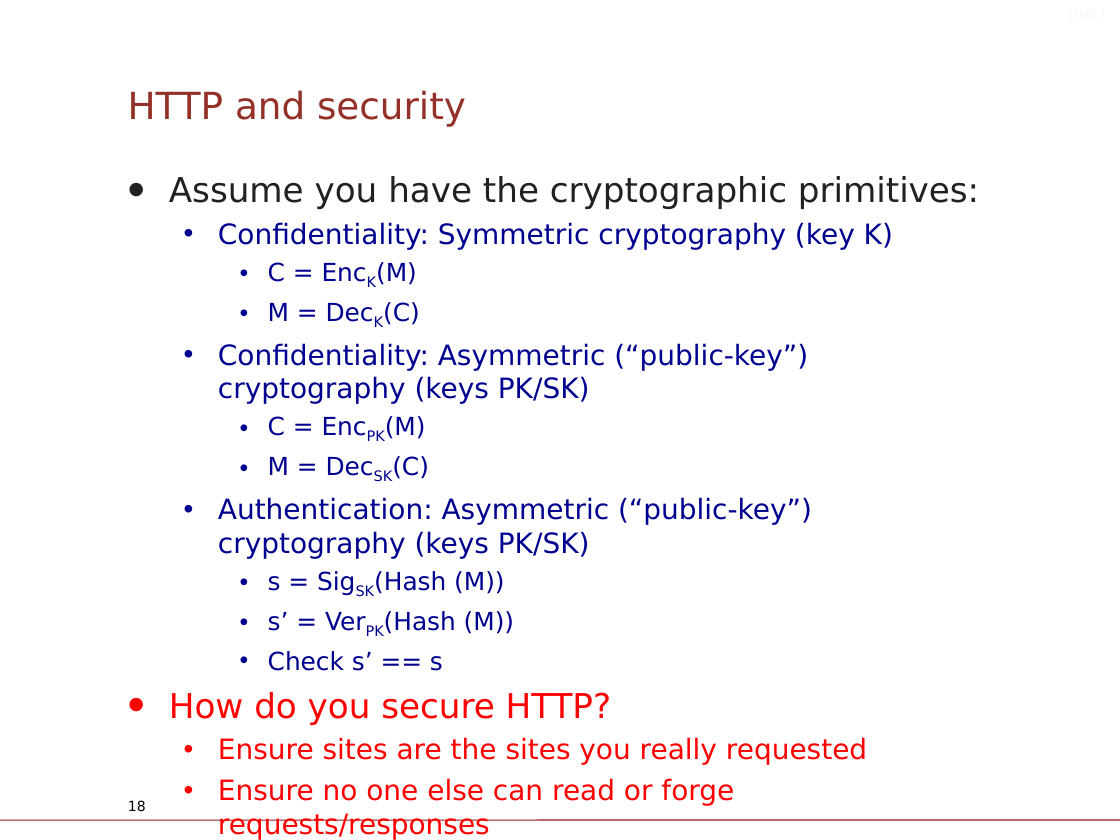
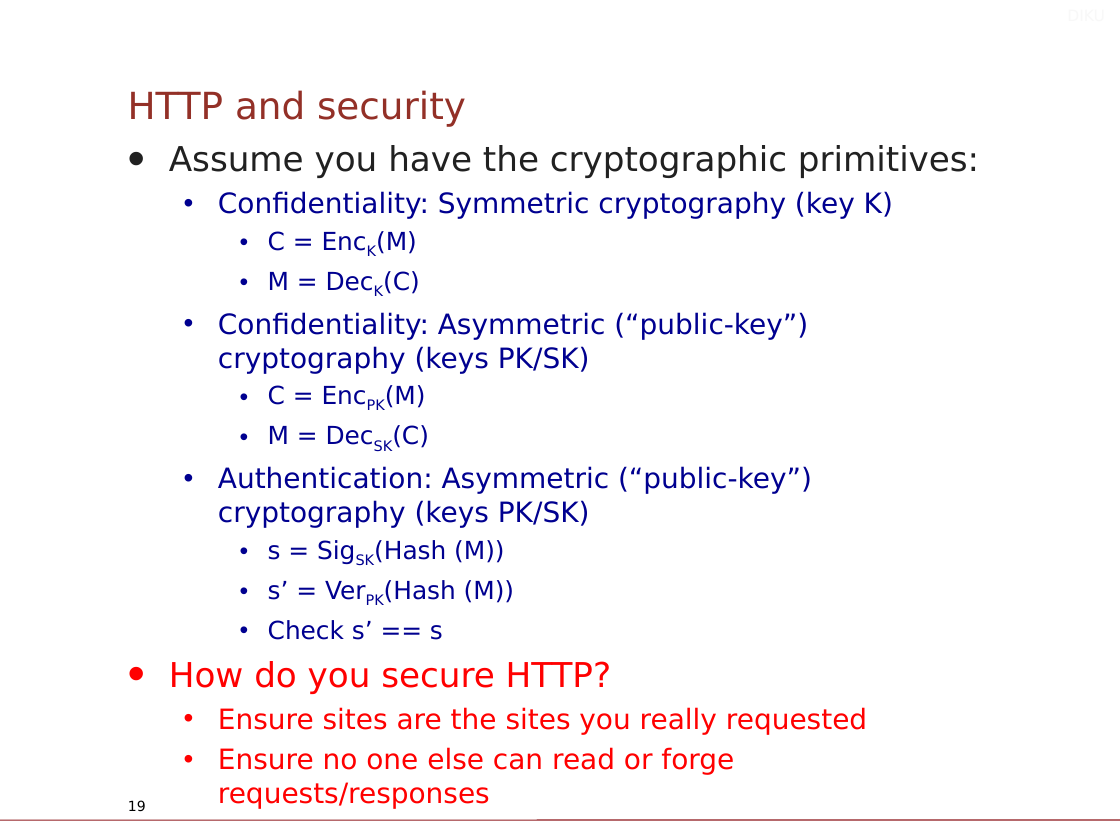
Before and after one commit to diku-compSys/compSys-e2021-pub, a slide deck: slide 19 of lectures/211124_security/slides.odp (slide 18 before the commit). Drawn at 1120x840 pixels with LibreOffice and Linux fonts; fonts in the diff are those of the drawing; background and template pictures are left out. Boxes give left, top, right and bottom in pixels: in the first picture for what was removed or moved away, otherwise in the second. Text is boxed around its words. In the diff, an @@ line names an element or a change of style, - is before the commit and + after.

```diff
--- a/lectures/211124_security/slides.odp
+++ b/lectures/211124_security/slides.odp
@@ text "Assume you have the cryptographic ...": place and size @@
-text "Assume you have the cryptographic ..." at <box>169,176,979,840</box>
+text "Assume you have the cryptographic ..." at <box>169,145,979,809</box>
```
Also in this commit, not shown: 13 other slides changed, 3 slides added, 8 slides removed, 1 other file.
